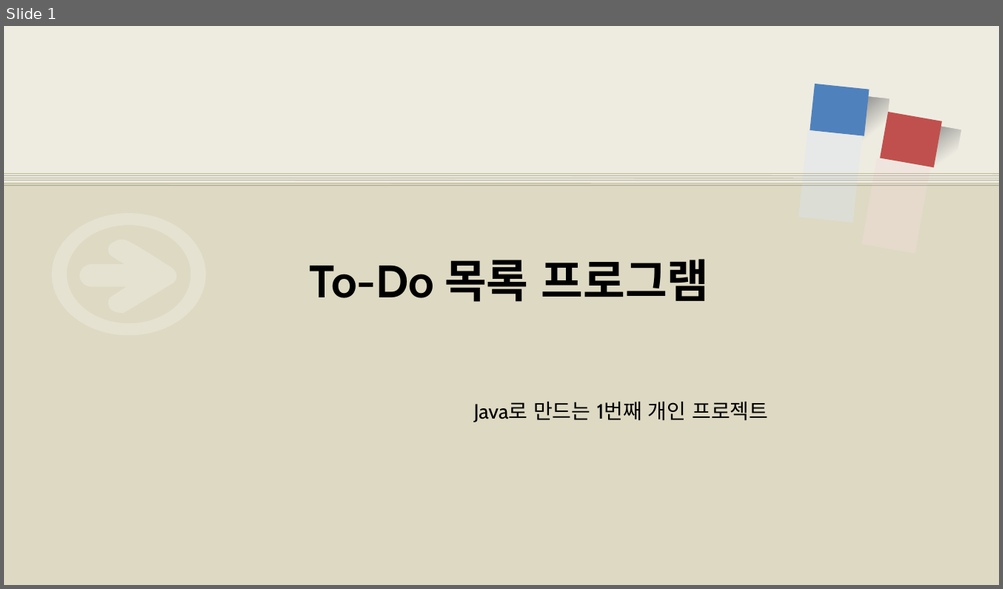
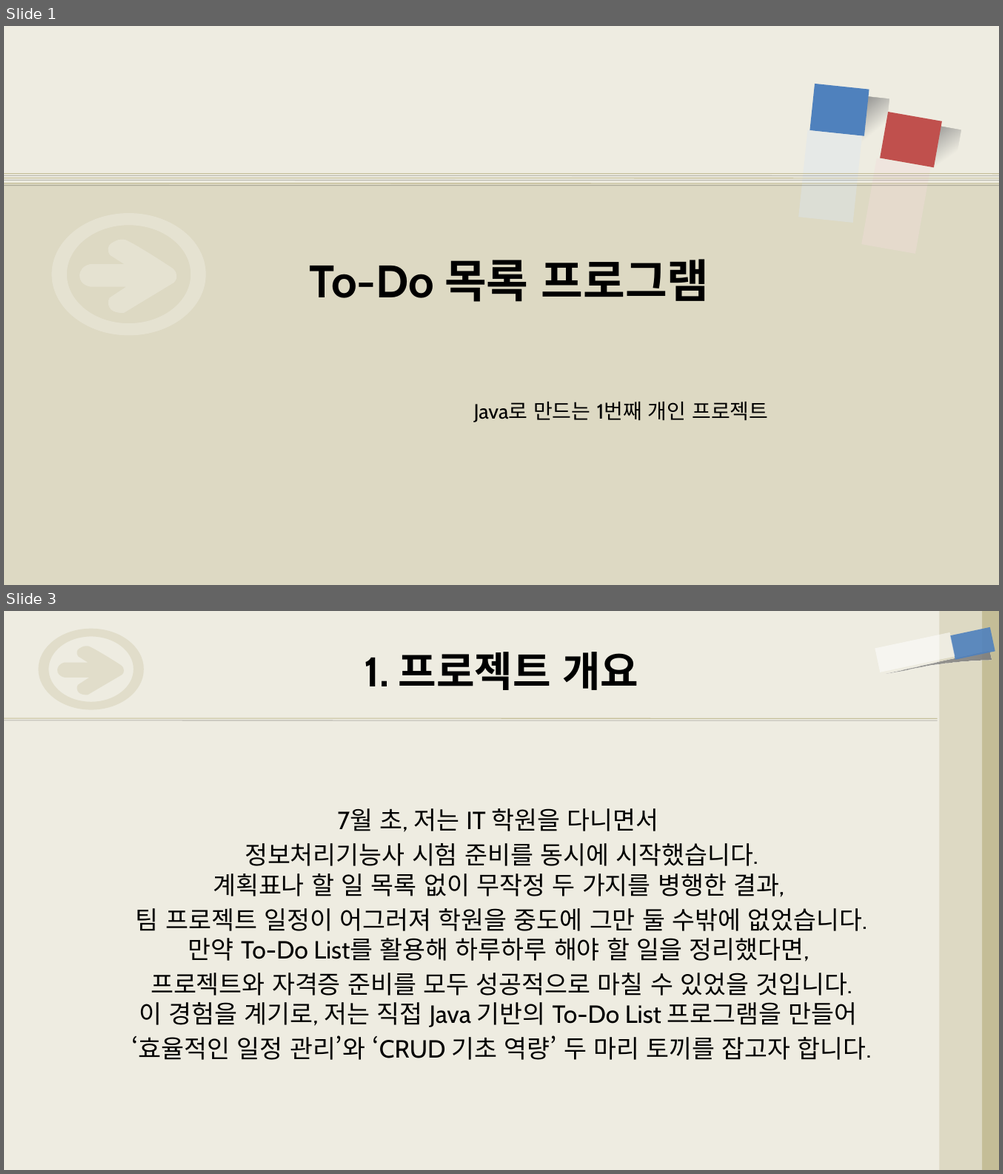
Before and after one commit to isekaipudding/To_Do_List_with_Java, a slide deck: To-Do 목록 프로그램(기획서).pptx. Shown one above the other, each under a label of ours: slide 1 before the commit, slides 1 and 3 after it; the slides between them are not shown. The pictures are 1003x589 and 1003x1174 pixels, drawn with LibreOffice and Linux fonts; fonts in the diff are those of the drawing; background and template pictures are left out. Boxes give left, top, right and bottom in pixels: in the first picture for what was removed or moved away, otherwise in the second. Text is boxed around its words. In the diff, an @@ line names an element or a change of style, - is before the commit and + after.

```diff
--- a/To-Do 목록 프로그램(기획서).pptx
+++ b/To-Do 목록 프로그램(기획서).pptx
@@ slide 3 added at [4,611,999,1170], background #EEECE1 @@
@@ freeform shape added at [38,628,144,709], fill #C4BD97 at 30% opacity @@
@@ rectangle added at [874,632,955,672], fill #FFFFFF at 50% opacity @@
@@ rectangle added at [939,611,982,1170], fill #DDD9C3 @@
@@ rectangle added at [940,611,999,1170], fill #C4BD97 @@
@@ rectangle added at [950,627,995,660], fill #4F81BD at 90% opacity @@
@@ freeform shape added at [57,646,124,695], fill #C4BD97 at 30% opacity @@
@@ title added at [364,652,638,690], 40 pt, text #000000, bold @@
+1. 프로젝트 개요
@@ freeform shape added at [884,649,991,682], fill gradient #808080 @@
@@ line added from (4, 718) to (937, 718), #C4BD97 0.75 pt @@
@@ text added at [131,809,871,1060], 24 pt, text #000000 @@
+7월 초, 저는 IT 학원을 다니면서
+정보처리기능사 시험 준비를 동시에 시작했습니다.
+계획표나 할 일 목록 없이 무작정 두 가지를 병행한 결과,
+팀 프로젝트 일정이 어그러져 학원을 중도에 그만 둘 수밖에 없었습니다.
+만약 To-Do List를 활용해 하루하루 해야 할 일을 정리했다면,
+프로젝트와 자격증 준비를 모두 성공적으로 마칠 수 있었을 것입니다.
+이 경험을 계기로, 저는 직접 Java 기반의 To-Do List 프로그램을 만들어
+‘효율적인 일정 관리’와 ‘CRUD 기초 역량’ 두 마리 토끼를 잡고자 합니다.
```
Also in this commit, not shown: 1 slide changed, 1 other slide added, 19 other files.
